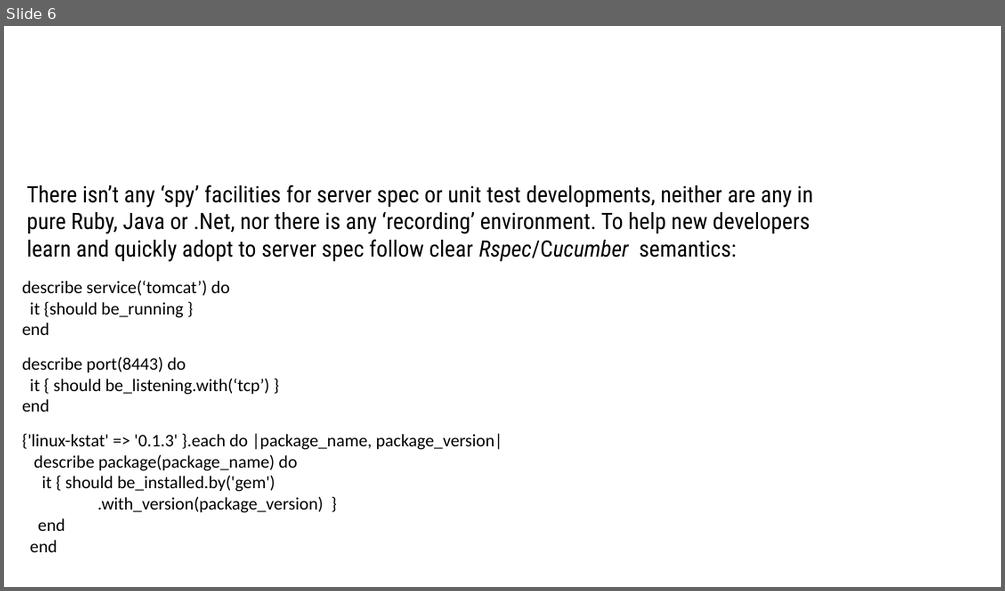
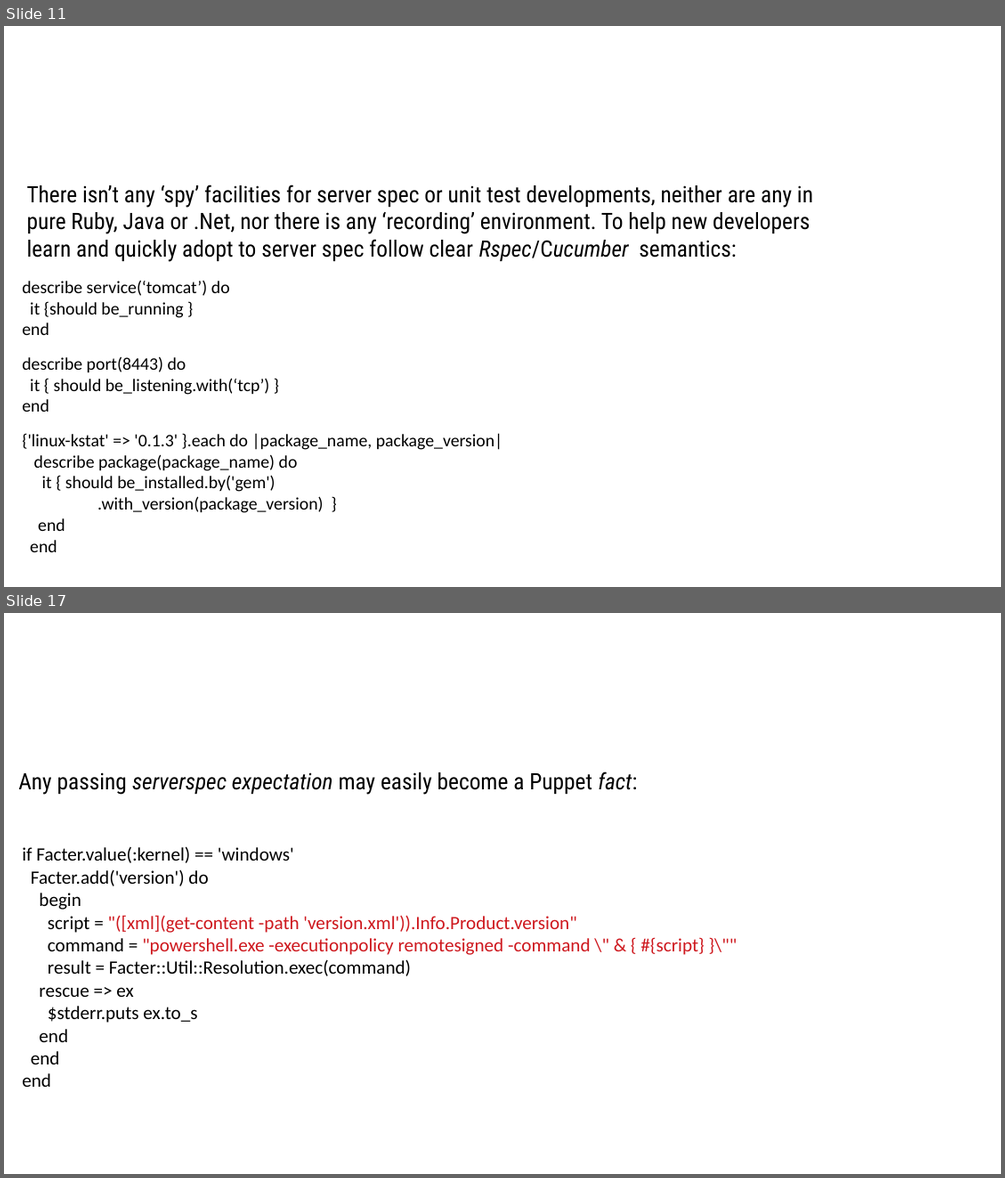
Before and after one commit to sergueik/uru_serverspec, a slide deck: Serverspec Integration in Cloud Provision.odp. Shown one above the other, each under a label of ours: slide 6 before the commit, slides 11 and 17 after it; the slides between them are not shown. The pictures are 1005x591 and 1005x1178 pixels, drawn with LibreOffice and Linux fonts; fonts in the diff are those of the drawing; background and template pictures are left out. Boxes give left, top, right and bottom in pixels: in the first picture for what was removed or moved away, otherwise in the second. Text is boxed around its words. In the diff, an @@ line names an element or a change of style, - is before the commit and + after.

```diff
--- a/Serverspec Integration in Cloud Provision.odp
+++ b/Serverspec Integration in Cloud Provision.odp
@@ slide 17 added at <box>4,613,1001,1174</box>, background #FFFFFF @@
@@ text added at <box>18,771,637,795</box>, 18 pt, text #000000 @@
+Any passing serverspec expectation may easily become a Puppet fact:
@@ text added at <box>22,846,704,1086</box>, 15 pt, text #000000 @@
+if Facter.value(:kernel) == 'windows'
+Facter.add('version') do
+begin
+script = "([xml](get-content -path 'version.xml')).Info.Product.version"
+command = "powershell.exe -executionpolicy remotesigned -command \" & { #{script} }\""
+result = Facter::Util::Resolution.exec(command)
+rescue => ex
+$stderr.puts ex.to_s
+end
+end
+end
@@ what was slide 6 is now slide 11 @@
```
Also in this commit, not shown: 7 slides changed, 10 other slides added, 2 slides removed, 1 other file.
